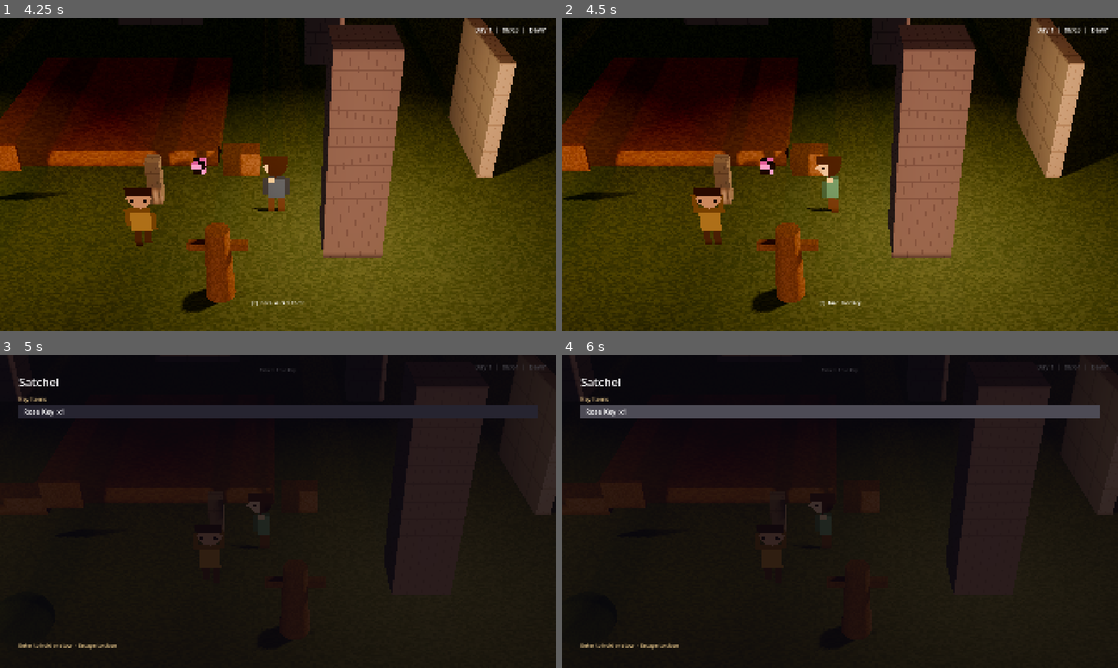
Above: before the commit, frames 1-4 (two rows, left to right).
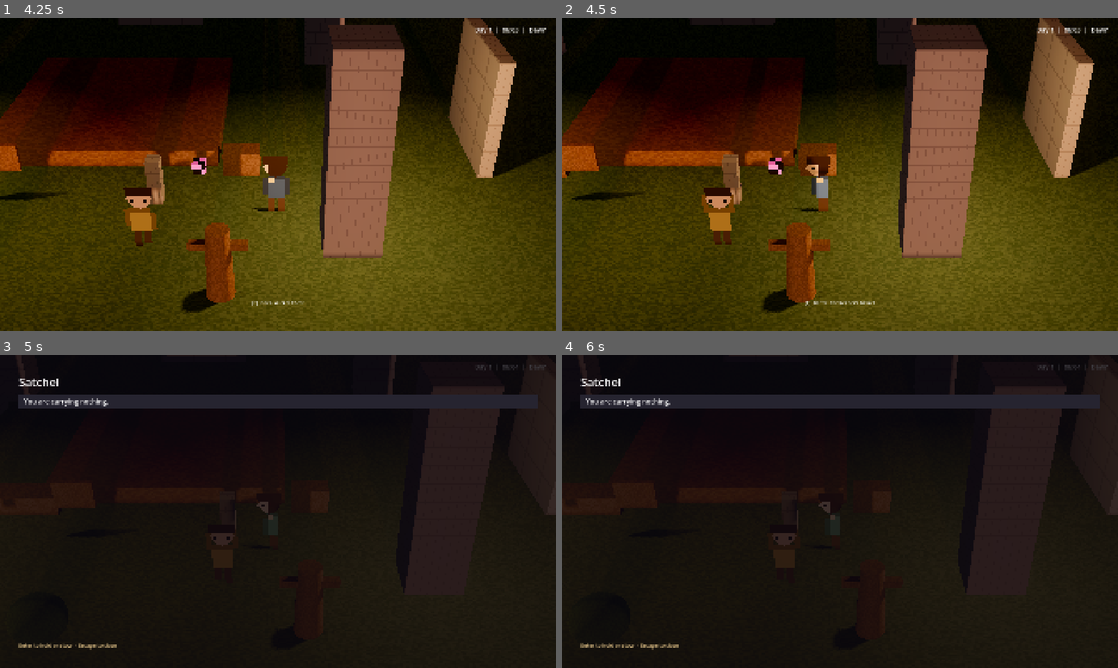
Above: after the commit, the same moments.

Repository: Raiyan-Bashar-29/HD-2D-game-base-combat
Game: Godot game, scene res://scenes/boot/game_root.tscn
Two runs of this game, one before a commit and one after it. Both use one fixed random seed, a clock stepped at 60 frames per second and the inputs below.
Inputs (mouse positions are in pixels of both pictures, inside the frame that each line leads up to):
- Up to frame 1 (4.25 s): click "New Game" at 0.5 s; tap Enter (ui_accept) at 1.25, 1.52 s; move the mouse to (400, 158) at 1.27 s; hold D (move_right) 1.28-2 s; tap Shift (run) at 1.35, 3.05 s; click (400, 158) at 1.42 s; drag from (166, 190) to (250, 237) at 2.02 s; move the mouse to (333, 105) at 2.77 s; hold D (move_right) 2.78-3.5 s; tap Mouse wheel down (cam_zoom_out) at 2.85 s; drag from (250, 237) to (111, 127) at 3.52 s
- Up to frame 2 (4.5 s): move the mouse to (1006, 221) at 4.27 s; hold A (move_left) from 4.28 s (still down); tap Space (combat_dodge) at 4.35 s
- Up to frame 3 (5 s): keep holding A (move_left); tap Enter (ui_accept) at 4.52 s; tap Shift (run) at 4.55 s; tap I (inventory) at 4.9 s
- Up to frame 4 (6 s): release A (move_left) at 5 s; drag from (673, 464) to (756, 433) at 5.02 s; click (840, 411) at 5.75 s, where only the run before the commit has a clickable "Rose Key x1"

Frame 1 is identical in both runs. In frame 2, 13% of the frame differs, in the area x 0-100%, y 0-100%; in frame 3, 7.4%; in frame 4, 8.8%.

Commit message:
C3.10: the action demo, which closes C3 (combat 0.35.0)
The Wanderer now fights in the field. Two Ember Moths stand in the lantern hall.
A loadout path whose file is gone means no field combat, logged at info, so the
stripped template still boots clean. The combat content test now checks
data/action/. AUTHORING.md gains a section on action combat.

Co-Authored-By: Claude Opus 5.5 <noreply@anthropic.com>
Claude-Session: https://claude.ai/code/session_011uiqd2Zt7BVSgSNq4XTsKj

Diff:
--- /dev/null
+++ b/data/action/ember_moth.tres
@@ -0,0 +1,16 @@
+[gd_resource type="Resource" script_class="CombatantDef" format=3]
+
+[ext_resource type="Script" path="res://src/content/combat/battle_command.gd" id="1_jj4v2"]
+[ext_resource type="Script" path="res://src/content/combat/combatant_def.gd" id="2_m175y"]
+
+[resource]
+script = ExtResource("2_m175y")
+combatant_id = &"ember_moth"
+name_key = "combat.enemy.ember_moth.name"
+base_stats = Dictionary[StringName, float]({
+&"attack": 4.0,
+&"defence": 2.0,
+&"max_hp": 40.0,
+&"max_shield": 3.0
+})
+weak_to = Array[StringName]([&"blade"])
--- /dev/null
+++ b/data/action/ember_moth_brain.tres
@@ -0,0 +1,30 @@
+[gd_resource type="Resource" script_class="ActionBrain" format=3]
+
+[ext_resource type="Script" path="res://src/content/combat/action_brain_entry.gd" id="1_hxo67"]
+[ext_resource type="Script" path="res://src/content/combat/action_move.gd" id="2_ml4h8"]
+[ext_resource type="Script" path="res://src/content/combat/action_brain.gd" id="3_do1om"]
+
+[sub_resource type="Resource" id="Resource_4padw"]
+script = ExtResource("2_ml4h8")
+startup = 0.35
+active = 0.15
+recovery = 0.4
+power = 3.0
+knockback = 1.0
+hitbox_size = Vector3(1.2, 1, 1.2)
+hitbox_offset = Vector3(0, 0.6, -0.8)
+
+[sub_resource type="Resource" id="Resource_qu7fu"]
+script = ExtResource("1_hxo67")
+move = SubResource("Resource_4padw")
+
+[resource]
+script = ExtResource("3_do1om")
+aggro_radius = 5.0
+give_up_radius = 9.0
+leash_radius = 10.0
+attack_range = 1.4
+attack_cooldown = 1.4
+move_speed = 2.2
+wander_radius = 1.5
+moves = Array[ExtResource("1_hxo67")]([SubResource("Resource_qu7fu")])
--- /dev/null
+++ b/data/action/wanderer_loadout.tres
@@ -0,0 +1,78 @@
+[gd_resource type="Resource" script_class="ActionLoadout" format=3]
+
+[ext_resource type="Script" path="res://src/content/combat/battle_command.gd" id="1_p5tgy"]
+[ext_resource type="Script" path="res://src/content/combat/level_curve.gd" id="2_8bigs"]
+[ext_resource type="Script" path="res://src/content/combat/combatant_def.gd" id="3_tw2jq"]
+[ext_resource type="Script" path="res://src/content/combat/action_move.gd" id="4_vtpru"]
+[ext_resource type="Script" path="res://src/content/combat/move_set.gd" id="5_ua7tc"]
+[ext_resource type="Script" path="res://src/content/combat/action_loadout.gd" id="6_o56hc"]
+
+[sub_resource type="Resource" id="Resource_fovq0"]
+script = ExtResource("2_8bigs")
+growth = Dictionary[StringName, float]({
+&"attack": 2.0,
+&"max_hp": 6.0
+})
+
+[sub_resource type="Resource" id="Resource_l1p37"]
+script = ExtResource("3_tw2jq")
+combatant_id = &"wanderer"
+name_key = "combat.member.wanderer.name"
+faction = &"player"
+base_stats = Dictionary[StringName, float]({
+&"attack": 9.0,
+&"defence": 10.0,
+&"max_hp": 46.0,
+&"max_mp": 12.0
+})
+attack_tags = Array[StringName]([&"blade"])
+level_curve = SubResource("Resource_fovq0")
+
+[sub_resource type="Resource" id="Resource_oykhv"]
+script = ExtResource("4_vtpru")
+startup = 0.08
+active = 0.12
+recovery = 0.25
+chain_after = 0.05
+power = 4.0
+hitbox_size = Vector3(1.6, 1.2, 1.4)
+hitbox_offset = Vector3(0, 0.8, -0.9)
+
+[sub_resource type="Resource" id="Resource_p155h"]
+script = ExtResource("4_vtpru")
+startup = 0.08
+active = 0.12
+recovery = 0.25
+chain_after = 0.05
+power = 5.0
+hitbox_size = Vector3(1.6, 1.2, 1.4)
+hitbox_offset = Vector3(0, 0.8, -0.9)
+
+[sub_resource type="Resource" id="Resource_557cg"]
+script = ExtResource("4_vtpru")
+startup = 0.16
+active = 0.14
+recovery = 0.35
+power = 7.0
+poise = 1
+knockback = 2.0
+hitbox_size = Vector3(2, 1.2, 1.8)
+hitbox_offset = Vector3(0, 0.8, -1.1)
+
+[sub_resource type="Resource" id="Resource_qb1o4"]
+script = ExtResource("4_vtpru")
+startup = 0.0
+active = 0.3
+recovery = 0.15
+iframes_to = 0.3
+travel_speed = 6.0
+
+[sub_resource type="Resource" id="Resource_3d047"]
+script = ExtResource("5_ua7tc")
+attack_chain = Array[ExtResource("4_vtpru")]([SubResource("Resource_oykhv"), SubResource("Resource_p155h"), SubResource("Resource_557cg")])
+dodge = SubResource("Resource_qb1o4")
+
+[resource]
+script = ExtResource("6_o56hc")
+fighter = SubResource("Resource_l1p37")
+moves = SubResource("Resource_3d047")
--- a/localization/strings.csv
+++ b/localization/strings.csv
@@ -283,6 +283,7 @@
 combat.member.wanderer.name,,Wanderer,[~~Wanderer~~]
 combat.member.keeper.name,,Keeper,[~~Keeper~~]
 combat.enemy.thorn_wisp.name,,Thorn Wisp,[~~Thorn Wisp~~]
+combat.enemy.ember_moth.name,,Ember Moth,[~~Ember Moth~~]
 combat.skill.ember.name,,Ember,[~~Ember~~]
 combat.skill.salve.name,,Salve,[~~Salve~~]
 combat.skill.cleanse.name,,Cleanse,[~~Cleanse~~]
--- a/project.godot
+++ b/project.godot
@@ -74,13 +74,13 @@
 ; THE COMBAT FORK'S OWN RELEASE, beside [template] base/version, which is the base this fork has
 ; merged up to and is upstream's to bump. This one is bumped by combat packages, under the same
 ; major / minor / patch promise. Read by src/core/util/combat_version.gd; ADR-0008.
-core/version="0.34.0"
+core/version="0.35.0"
 ; The PartyRoster BattleHost builds the party from. A game names its own; a stripped template has
 ; none, and then no battle starts.
 party/roster="res://data/party/roster.tres"
 ; The ActionLoadout ActionHost fits the player with for field combat (C3.4). Empty means none:
 ; the player cannot fight in the field, and nothing about them changes.
-action/loadout=""
+action/loadout="res://data/action/wanderer_loadout.tres"
 
 [debug]
 
--- a/scenes/areas/lantern_hall/lantern_hall.tscn
+++ b/scenes/areas/lantern_hall/lantern_hall.tscn
@@ -10,6 +10,9 @@
 [ext_resource type="PackedScene" path="res://scenes/objects/sign.tscn" id="7_sign"]
 [ext_resource type="PackedScene" path="res://scenes/objects/chest.tscn" id="8_chest"]
 [ext_resource type="Resource" path="res://data/items/stone_chip.tres" id="9_chip"]
+[ext_resource type="PackedScene" path="res://scenes/objects/action_enemy.tscn" id="11_enemy"]
+[ext_resource type="Resource" path="res://data/action/ember_moth.tres" id="12_moth"]
+[ext_resource type="Resource" path="res://data/action/ember_moth_brain.tres" id="13_moth_brain"]
 
 [sub_resource type="StandardMaterial3D" id="m_floor"]
 albedo_texture = ExtResource("4_stone")
@@ -222,3 +225,16 @@
 object_id = &"hall_chest"
 label_key = "object.chest.hall.label"
 contents = Array[ItemDefinition]([ExtResource("9_chip"), ExtResource("9_chip")])
+
+[node name="EmberMothA" parent="Actors" instance=ExtResource("11_enemy")]
+transform = Transform3D(1, 0, 0, 0, 1, 0, 0, 0, 1, -3, 0.1, 3)
+fighter = ExtResource("12_moth")
+brain = ExtResource("13_moth_brain")
+experience = 12
+loot = Array[StringName]([&"item/stone_chip"])
+
+[node name="EmberMothB" parent="Actors" instance=ExtResource("11_enemy")]
+transform = Transform3D(1, 0, 0, 0, 1, 0, 0, 0, 1, 3, 0.1, 3.5)
+fighter = ExtResource("12_moth")
+brain = ExtResource("13_moth_brain")
+experience = 12
--- a/scenes/objects/action_enemy.tscn
+++ b/scenes/objects/action_enemy.tscn
@@ -2,8 +2,8 @@
 
 [ext_resource type="Script" path="res://src/gameplay/combat/action_enemy.gd" id="1_enemy"]
 [ext_resource type="Script" path="res://src/gameplay/character/character_visual.gd" id="2_vis"]
-[ext_resource type="Texture2D" path="res://assets/placeholder/character_placeholder.png" id="3_tex"]
-[ext_resource type="Resource" path="res://assets/placeholder/character_layout.tres" id="4_layout"]
+[ext_resource type="Texture2D" path="res://assets/placeholder/character_alt.png" id="3_tex"]
+[ext_resource type="Resource" path="res://assets/placeholder/character_alt_layout.tres" id="4_layout"]
 
 [sub_resource type="CapsuleShape3D" id="body"]
 radius = 0.3
--- a/src/gameplay/combat/action_host.gd
+++ b/src/gameplay/combat/action_host.gd
@@ -27,12 +27,18 @@
 	Events.field_enemy_defeated.connect(_on_field_enemy_defeated)
 
 
-## The loadout `project.godot` names, or null when field combat is off or it fails to load.
+## The loadout `project.godot` names, or null when field combat is off, the file is gone, or it
+## is not a loadout. Only the last is an error.
 static func configured() -> ActionLoadout:
 	var path: String = str(ProjectSettings.get_setting(LOADOUT_SETTING, ""))
 	if path == "":
 		return null
-	var loaded: ActionLoadout = load(path) as ActionLoadout if ResourceLoader.exists(path) else null
+	# A missing file is not an error: a game that deleted its demo content (NEW_GAME.md) keeps
+	# the setting but no loadout, and simply has no field combat until it names its own.
+	if not ResourceLoader.exists(path):
+		Log.info("combat", "%s names '%s', which does not exist: no field combat" % [LOADOUT_SETTING, path])
+		return null
+	var loaded: ActionLoadout = load(path) as ActionLoadout
 	if loaded == null:
 		Log.error("combat", "%s names '%s', which is not an ActionLoadout" % [LOADOUT_SETTING, path])
 	return loaded
--- a/tests/unit/action_fighter_test.gd
+++ b/tests/unit/action_fighter_test.gd
@@ -15,7 +15,7 @@
 
 
 func run() -> void:
-	plan(23)
+	plan(24)
 	SaveFixture.activate()
 	Flags.clear_all()
 	_player = build("res://scenes/characters/player.tscn") as PlayerController
@@ -82,7 +82,13 @@
 
 func _equipping() -> void:
 	equal("an empty loadout has no fighter and no moves", ActionLoadout.new().problems("fixture").size(), 2)
+	# The setting is the game's, so the test sets it and puts it back afterwards.
+	var kept: Variant = ProjectSettings.get_setting(ActionHost.LOADOUT_SETTING, "")
+	ProjectSettings.set_setting(ActionHost.LOADOUT_SETTING, "")
 	equal("with no loadout configured, nobody is fitted", ActionHost.configured(), null)
+	ProjectSettings.set_setting(ActionHost.LOADOUT_SETTING, "res://fixture/no_such_loadout.tres")
+	equal("a loadout file that is gone means no field combat, quietly", ActionHost.configured(), null)
+	ProjectSettings.set_setting(ActionHost.LOADOUT_SETTING, kept)
 	_fighter = ActionHost.equip(_player, _loadout())
 	var combatant: Combatant = Combatant.of(_player)
 	equal("equip fits a fighter with the definition's id and hp",
--- a/tests/unit/combat_content_test.gd
+++ b/tests/unit/combat_content_test.gd
@@ -18,6 +18,8 @@
 const ENCOUNTER_DIR: String = "res://data/encounters"
 const PARTY_DIR: String = "res://data/party"
 const STATUS_DIR: String = "res://data/statuses"
+## The action formula's data (C3.10): loadouts, enemy definitions and enemy brains, side by side.
+const ACTION_DIR: String = "res://data/action"
 
 var _csv: Dictionary[String, bool] = {}
 
@@ -40,14 +42,33 @@
 	for roster: Resource in _load_all(PARTY_DIR):
 		for def: CombatantDef in (roster as PartyRoster).members:
 			_from_def(def, named)
+	for action: Resource in _load_all(ACTION_DIR):
+		_from_action(action, named, wrong)
 	plan(5 + named.size())
 	equal("the CSV was read", _csv.size() > 0, true)
 	equal("a key nobody wrote is not found", _known("fixture.never_written"), false)
 	equal("every encounter under data/ is sound", EncounterDb.problems(), PackedStringArray())
-	equal("every skill and status under data/ is sound", wrong, PackedStringArray())
+	equal("every skill, status and action resource under data/ is sound", wrong, PackedStringArray())
 	equal("the status catalogue is sound", StatusDb.problems(), PackedStringArray())
 	for key: String in named:
 		equal("%s names '%s', which is in strings.csv" % [named[key], key], _known(key), true)
+
+
+## One file from the action folder, whichever of the three shapes it is. An unknown shape is
+## reported, so a stray resource cannot sit there unchecked.
+func _from_action(action: Resource, named: Dictionary[String, String], wrong: PackedStringArray) -> void:
+	var where: String = action.resource_path
+	if action is ActionLoadout:
+		wrong.append_array((action as ActionLoadout).problems(where))
+		if (action as ActionLoadout).fighter != null:
+			_from_def((action as ActionLoadout).fighter, named)
+	elif action is CombatantDef:
+		wrong.append_array((action as CombatantDef).problems(where))
+		_from_def(action as CombatantDef, named)
+	elif action is ActionBrain:
+		wrong.append_array((action as ActionBrain).problems(where))
+	else:
+		wrong.append("%s is not a loadout, a fighter or a brain" % where)
 
 
 func _known(key: String) -> bool:
Not shown: 1 places in scenes/areas/lantern_hall/lantern_hall.tscn that only renumber resources
Not shown, changed: docs/AUTHORING.md
Not shown, changed: docs/COMBAT.md
Not shown, changed: docs/COMBAT_DEVLOG.md
Not shown, changed: docs/HANDOFF.md
